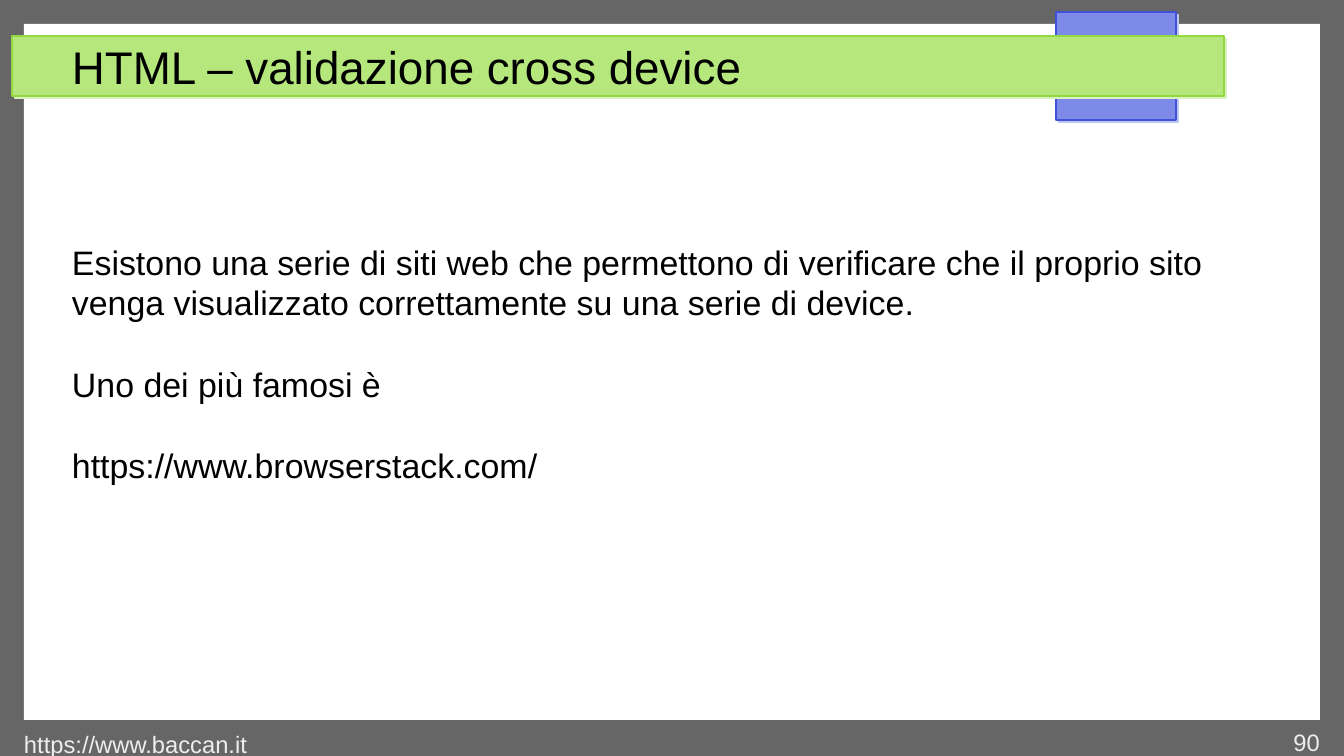
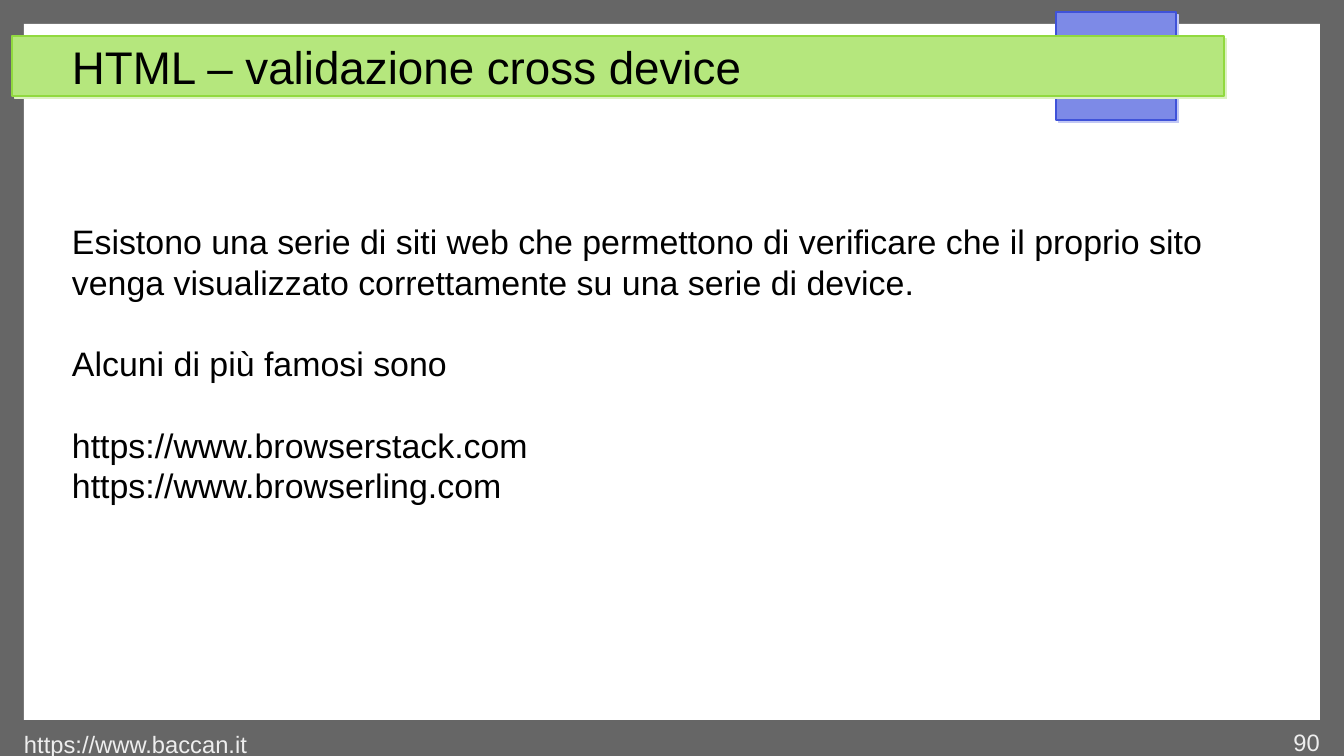
Before and after one commit to matteobaccan/CorsoHTML, a slide deck: slide 90 of Chapter_html.odp. Drawn at 1344x756 pixels with LibreOffice and Linux fonts; fonts in the diff are those of the drawing. Boxes give left, top, right and bottom in pixels: in the first picture for what was removed or moved away, otherwise in the second. Text is boxed around its words. In the diff, an @@ line names an element or a change of style, - is before the commit and + after.

```diff
--- a/Chapter_html.odp
+++ b/Chapter_html.odp
@@ text at bbox=[72, 351, 528, 505]: text changed @@
-Uno dei più famosi è
-https://www.browserstack.com/
+Alcuni di più famosi sono
+https://www.browserstack.com
+https://www.browserling.com
```
Also in this commit, not shown: 1 other slide changed, 4 slides added, 2 other files.
